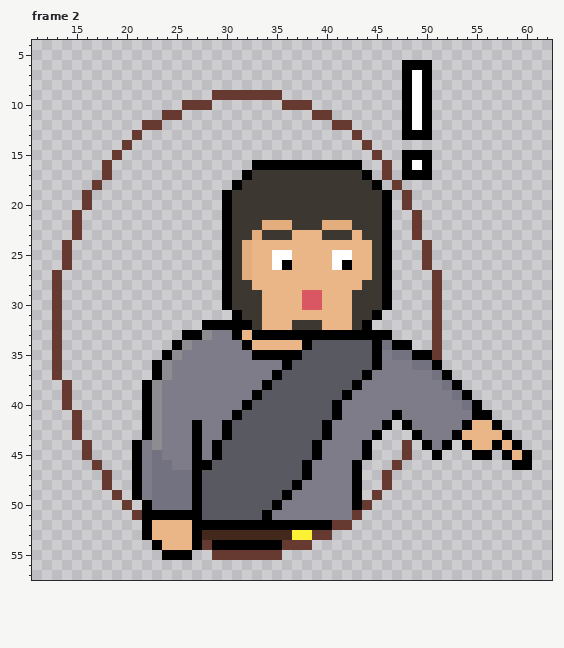
Two versions of one pixel-art file, Assets/Sprite/Minigames/MiniGame2/Store/Judas/JudasSurprise.aseprite. The first picture shows the starting point.
64x64 pixels, 2 frames. Colours within 5 levels of each other are drawn and written as one. Shown: frame 2: x 11..62, y 4..57. The commit also changed other frames, which this record leaves out.
Once edited:
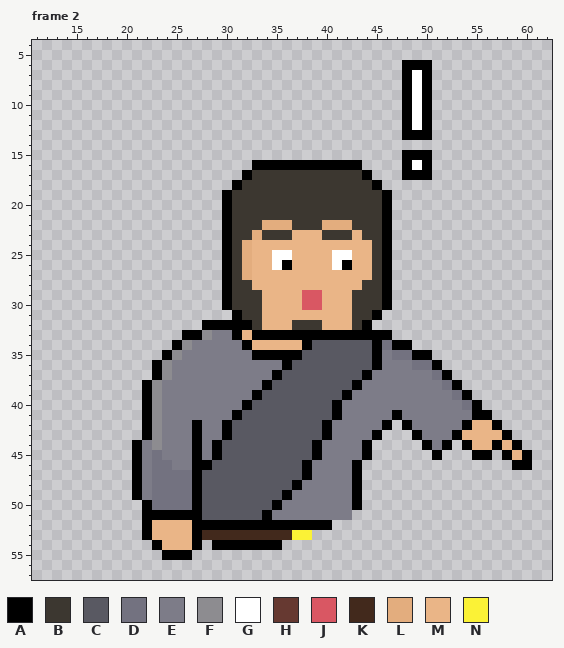
Palette (. is transparent): A #000000  B #3c3730  C #595962  D #737280  E #7d7c88  F #8d8c90  G #ffffff  H #663931  J #d95763  K #42291c  L #e3ad7e  M #eab587  N #fbf236
From old to new:
layer "Frame" removed
--- frame 2
@@ x 11..62 @@
  8 .....................................AGA............
- 9 ..................HHHHHHH............AGA............
-10 ...............HHH.......HHH.........AGA............
-11 .............HH.............HH.......AGA............
-12 ...........HH.................HH.....AGA............
-13 ..........H.....................H....AAA............
-14 .........H.......................H..................
-15 ........H.........................H..AAA............
-16 .......H..............AAAAAAAAAAA..H.AGA............
-17 .......H.............ABBBBBBBBBBBA.H.AAA............
-18 ......H.............ABBBBBBBBBBBBBA.H...............
-19 .....H.............ABBBBBBBBBBBBBBBA.H..............
-20 .....H.............ABBBBBBBBBBBBBBBA.H..............
-21 ....H..............ABBBBBBBBBBBBBBBA..H.............
-22 ....H..............ABBBLLLBBBLLLBBBA..H.............
-23 ....H..............ABBLBBBMMMBBBMBBA..H.............
-24 ...H...............ABLMMMMMMMMMMMMBA...H............
-25 ...H...............ABLMMGGMMMMGGMMBA...H............
-26 ...H...............ABLMMGAMMMMGAMMBA...H............
-27 ..H................ABLMMMMMMMMMMMMBA....H...........
-28 ..H................ABBMMMMMMMMMMMBBA....H...........
-29 ..H................ABBBMMMMJJMMMBBBA....H...........
-30 ..H................ABBBMMMMJJMMMBBBA....H...........
-31 ..H.................ABBMMMMMMMMMBBA.....H...........
-32 ..H..............AAAAABMMMBBBMMMBA......H...........
-33 ..H............AAFEEAMAAAAAAAAAAAAAA....H...........
-34 ..H...........AFEEEEEAMMMMMACCCCCCADAA..H...........
-35 ..H..........AFEEEEEEEAAAAACCCCCCCAEDDAAH...........
-36 ..H.........AFEEEEEEEEEEEACCCCCCCCAEEEDDA...........
-37 ..H.........AFEEEEEEEEEEACCCCCCCCAEEEEEEDA..........
-38 ...H.......AFEEEEEEEEEEACCCCCCCCAEEEEEEEEDA.........
-39 ...H.......AFEEEEEEEEEACCCCCCCCAEEEEEEEEEEDA........
-40 ...H.......AFEEEEEEEEACCCCCCCCAEEEEEEEEEEEEDA.......
-41 ....H......AFEEEEEEEACCCCCCCCCAEEEEEAEEEEEEEAA......
-42 ....H......AFEEEAEEACCCCCCCCCAEEEEEA.AEEEEEAMMA.....
-43 ....H......AFEEEAEEACCCCCCCCCAEEEEA...AEEEAMMMMA....
-44 .....H....AEFEEEAEACCCCCCCCCAEEEEA...H.AEA.AMMAMA...
-45 .....H....AEDEEEAEACCCCCCCCCAEEEEA...H..A...AA.AMA..
-46 ......H...AEDDEEAACCCCCCCCCAEEEEA...H...........AA..
-47 .......H..AEDDDDACCCCCCCCCCAEEEEA..H................
-48 .......H..AEDDDDACCCCCCCCCAEEEEEA..H................
-49 ........H.AEDDDDACCCCCCCCAEEEEEEA.H.................
-50 .........H.ADDDDACCCCCCCAEEEEEEEAH..................
-51 ..........HAAAAAACCCCCCAEEEEEEEEH...................
-52 ...........AMMMMAAAAAAAAAAAAAAHH....................
-53 ...........AMMMMAKKKKKKKKKNNHH......................
-54 ............AMMMAHAAAAAAAHHH........................
-55 .............AAA..HHHHHHH...........................
+ 9 .....................................AGA............
+10 .....................................AGA............
+11 .....................................AGA............
+12 .....................................AGA............
+13 .....................................AAA............
+14 ....................................................
+15 .....................................AAA............
+16 ......................AAAAAAAAAAA....AGA............
+17 .....................ABBBBBBBBBBBA...AAA............
+18 ....................ABBBBBBBBBBBBBA.................
+19 ...................ABBBBBBBBBBBBBBBA................
+20 ...................ABBBBBBBBBBBBBBBA................
+21 ...................ABBBBBBBBBBBBBBBA................
+22 ...................ABBBLLLBBBLLLBBBA................
+23 ...................ABBLBBBMMMBBBMBBA................
+24 ...................ABLMMMMMMMMMMMMBA................
+25 ...................ABLMMGGMMMMGGMMBA................
+26 ...................ABLMMGAMMMMGAMMBA................
+27 ...................ABLMMMMMMMMMMMMBA................
+28 ...................ABBMMMMMMMMMMMBBA................
+29 ...................ABBBMMMMJJMMMBBBA................
+30 ...................ABBBMMMMJJMMMBBBA................
+31 ....................ABBMMMMMMMMMBBA.................
+32 .................AAAAABMMMBBBMMMBA..................
+33 ...............AAFEEAMAAAAAAAAAAAAAA................
+34 ..............AFEEEEEAMMMMMACCCCCCADAA..............
+35 .............AFEEEEEEEAAAAACCCCCCCAEDDAA............
+36 ............AFEEEEEEEEEEEACCCCCCCCAEEEDDA...........
+37 ............AFEEEEEEEEEEACCCCCCCCAEEEEEEDA..........
+38 ...........AFEEEEEEEEEEACCCCCCCCAEEEEEEEEDA.........
+39 ...........AFEEEEEEEEEACCCCCCCCAEEEEEEEEEEDA........
+40 ...........AFEEEEEEEEACCCCCCCCAEEEEEEEEEEEEDA.......
+41 ...........AFEEEEEEEACCCCCCCCCAEEEEEAEEEEEEEAA......
+42 ...........AFEEEAEEACCCCCCCCCAEEEEEA.AEEEEEAMMA.....
+43 ...........AFEEEAEEACCCCCCCCCAEEEEA...AEEEAMMMMA....
+44 ..........AEFEEEAEACCCCCCCCCAEEEEA.....AEA.AMMAMA...
+45 ..........AEDEEEAEACCCCCCCCCAEEEEA......A...AA.AMA..
+46 ..........AEDDEEAACCCCCCCCCAEEEEA...............AA..
+47 ..........AEDDDDACCCCCCCCCCAEEEEA...................
+48 ..........AEDDDDACCCCCCCCCAEEEEEA...................
+49 ..........AEDDDDACCCCCCCCAEEEEEEA...................
+50 ...........ADDDDACCCCCCCAEEEEEEEA...................
+51 ...........AAAAAACCCCCCAEEEEEEEE....................
+52 ...........AMMMMAAAAAAAAAAAAAA......................
+53 ...........AMMMMAKKKKKKKKKNN........................
+54 ............AMMMA.AAAAAAA...........................
+55 .............AAA....................................
 56 ....................................................
Changed places in both pictures, as pixel boxes (x1, y1, x2, y2):
erased: (52, 90, 442, 560)
